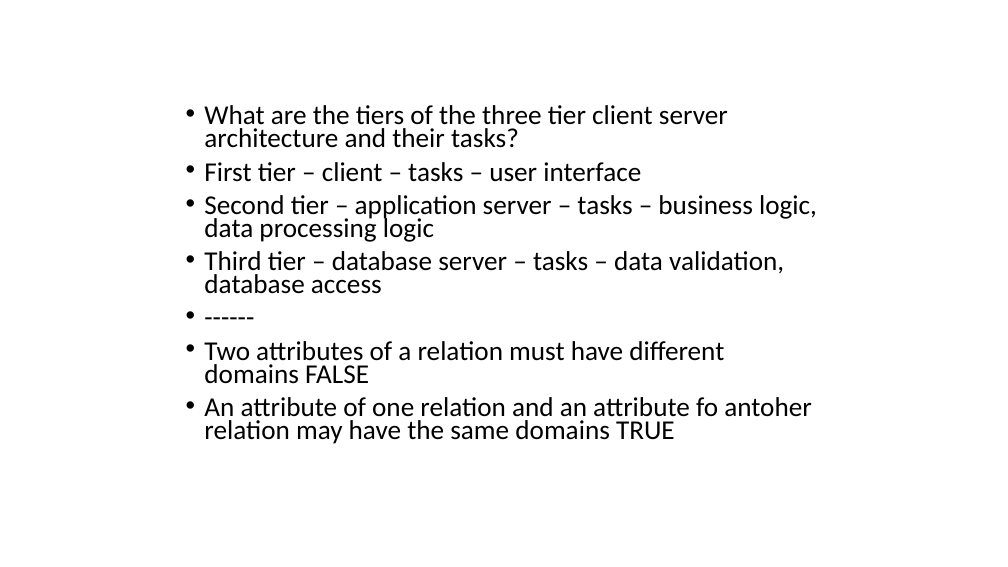
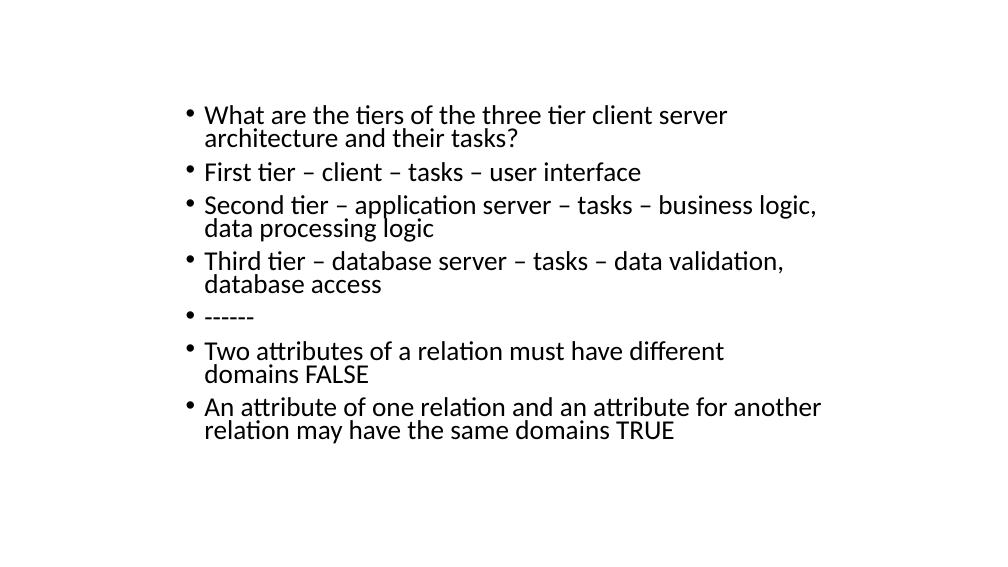
Before and after one commit to Amatarasu/newDatabaseSystem, a slide deck: slide 3 of Database Notes/Midterm test 1.pptx. Drawn at 1008x567 pixels with LibreOffice and Linux fonts; fonts in the diff are those of the drawing. Boxes give left, top, right and bottom in pixels: in the first picture for what was removed or moved away, otherwise in the second. Text is boxed around its words. In the diff, an @@ line names an element or a change of style, - is before the commit and + after.

Commit message:
added new structure

```diff
--- a/Database Notes/Midterm test 1.pptx
+++ b/Database Notes/Midterm test 1.pptx
@@ text at (204, 397, 822, 444): text changed @@
-• An attribute of one relation and an attribute fo antoher relation may have the same domains TRUE
+• An attribute of one relation and an attribute for another relation may have the same domains TRUE
```
